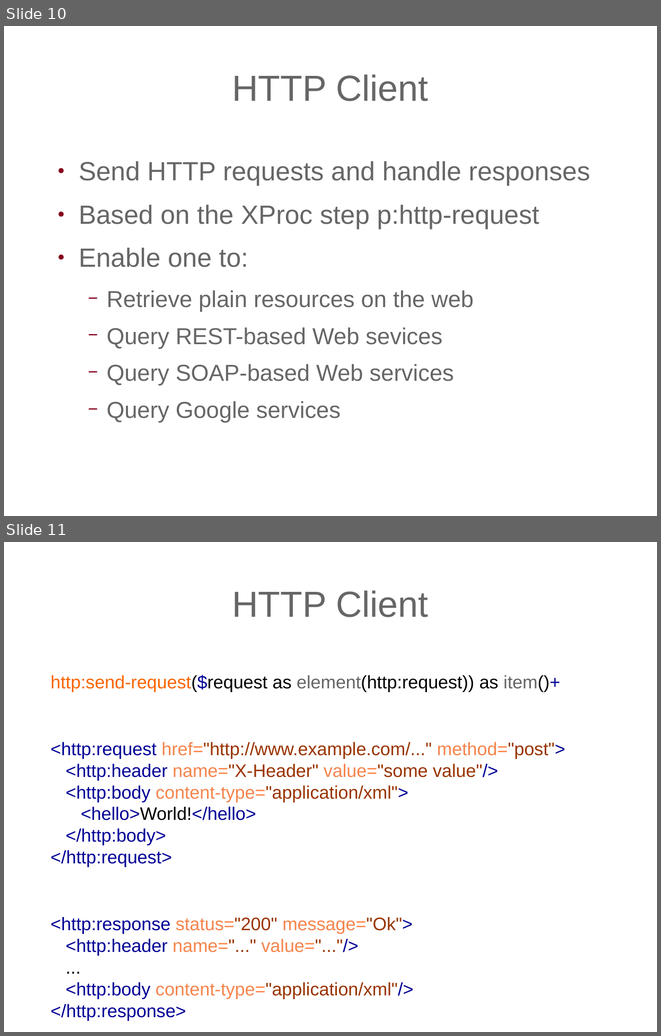
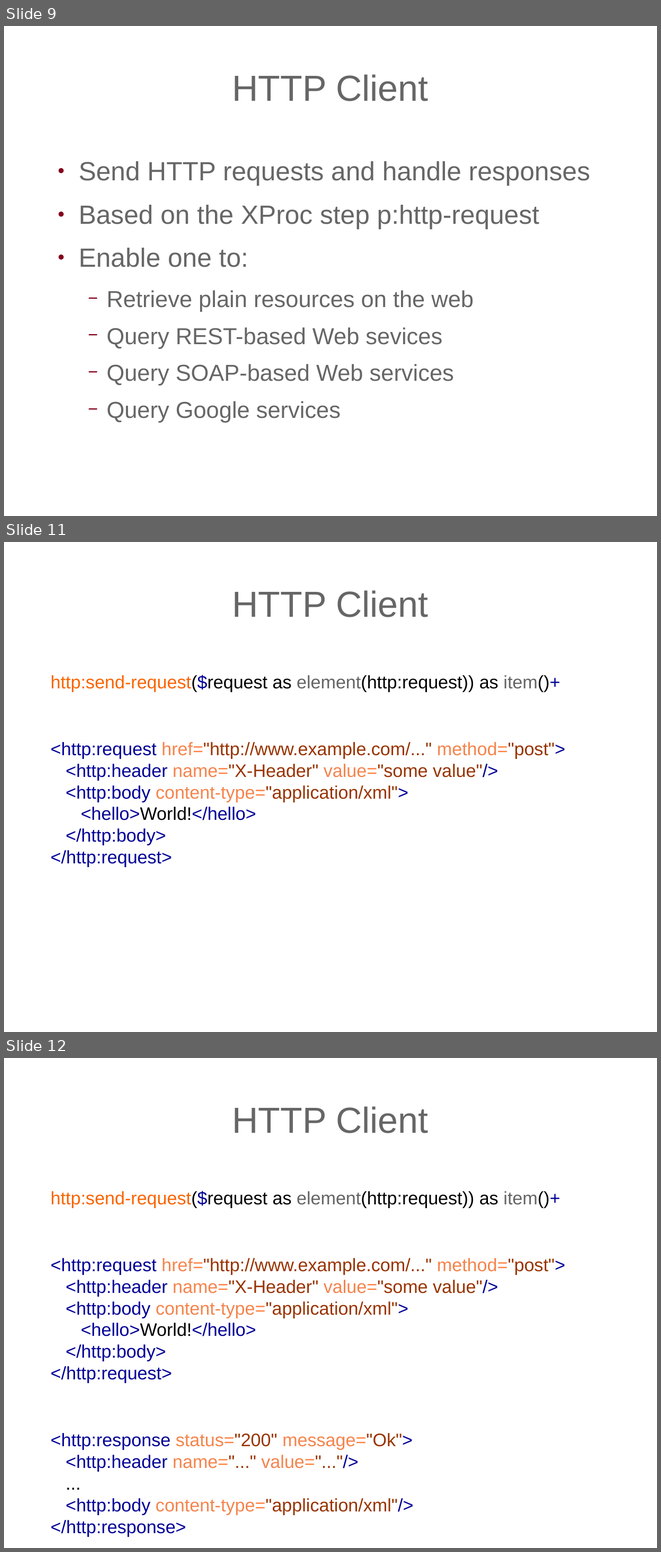
Before and after one commit to expath/expath-www, a slide deck: misc/2009-balisage/presentation/balisage-expath.odp. Shown one above the other, each under a label of ours: slides 10 and 11 before the commit, slides 9, 11 and 12 after it; the slides between them are not shown. The pictures are 661x1036 and 661x1552 pixels, drawn with LibreOffice and Linux fonts; fonts in the diff are those of the drawing; background and template pictures are left out. Boxes give left, top, right and bottom in pixels: in the first picture for what was removed or moved away, otherwise in the second. Text is boxed around its words. In the diff, an @@ line names an element or a change of style, - is before the commit and + after.

```diff
--- a/misc/2009-balisage/presentation/balisage-expath.odp
+++ b/misc/2009-balisage/presentation/balisage-expath.odp
@@ slide 11 added at [4, 542, 657, 1032], background picture (left out) @@
@@ title added at [232, 590, 428, 617], 44 pt, text #666666 @@
+HTTP Client
@@ text added at [51, 674, 565, 867], 22 pt, text #000096 @@
+http:send-request($request as element(http:request)) as item()+
+<http:request href="http://www.example.com/..." method="post">
+<http:header name="X-Header" value="some value"/>
+<http:body content-type="application/xml">
+<hello>World!</hello>
+</http:body>
+</http:request>
@@ what was slide 10 is now slide 9 @@
@@ what was slide 11 is now slide 12 @@
```
Also in this commit, not shown: 3 slides changed, 7 other slides added, 2 slides removed, 1 other file.
